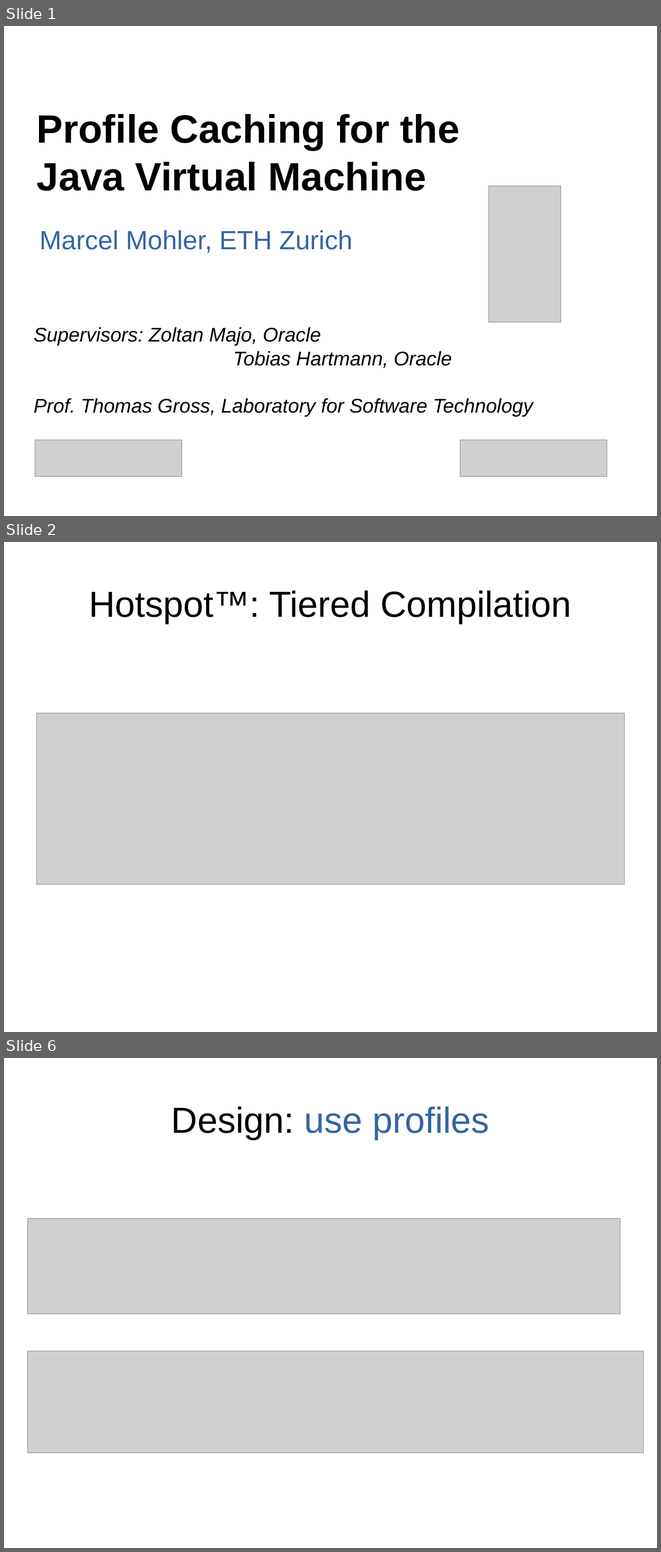
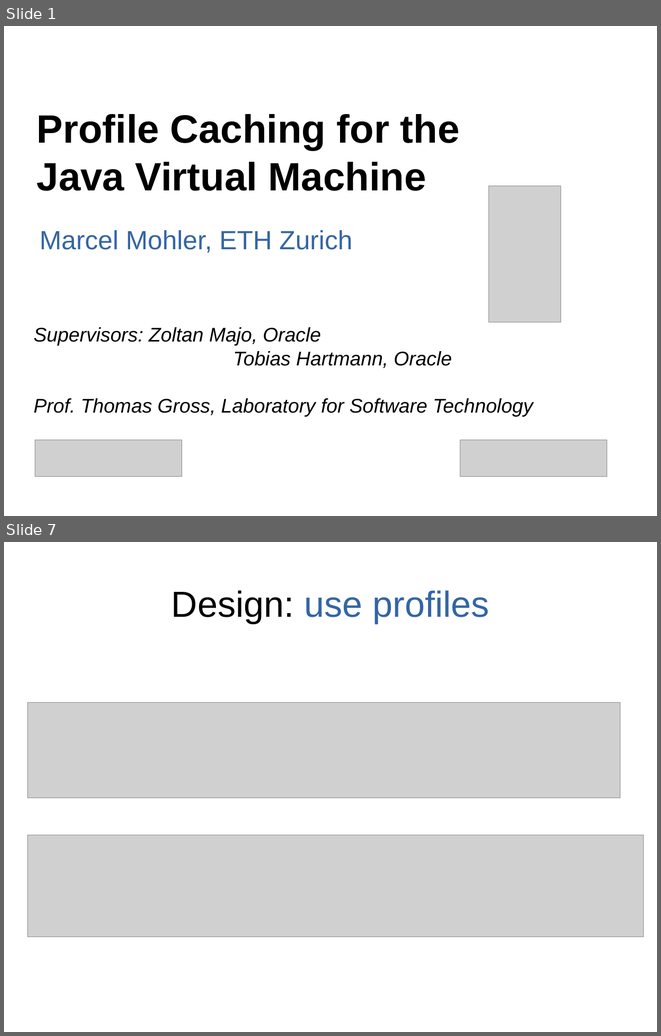
Before and after one commit to mohlerm/hotspot, a slide deck: presentation/profile_caching_mohlerm_presentation.odp. Shown one above the other, each under a label of ours: slides 1, 2 and 6 before the commit, slides 1 and 7 after it; the slides between them are not shown. The pictures are 661x1552 and 661x1036 pixels, drawn with LibreOffice and Linux fonts; fonts in the diff are those of the drawing; grey boxes stand for pictures. Boxes give left, top, right and bottom in pixels: in the first picture for what was removed or moved away, otherwise in the second. Text is boxed around its words. In the diff, an @@ line names an element or a change of style, - is before the commit and + after.

```diff
--- a/presentation/profile_caching_mohlerm_presentation.odp
+++ b/presentation/profile_caching_mohlerm_presentation.odp
@@ slide 2 removed at box(4, 542, 657, 1032), background #FFFFFF @@
@@ title removed at box(89, 590, 571, 623) @@
-Hotspot™: Tiered Compilation
@@ picture removed at box(36, 713, 625, 884) @@
@@ what was slide 6 is now slide 7 @@
```
Also in this commit, not shown: 5 slides changed, 3 slides added.
